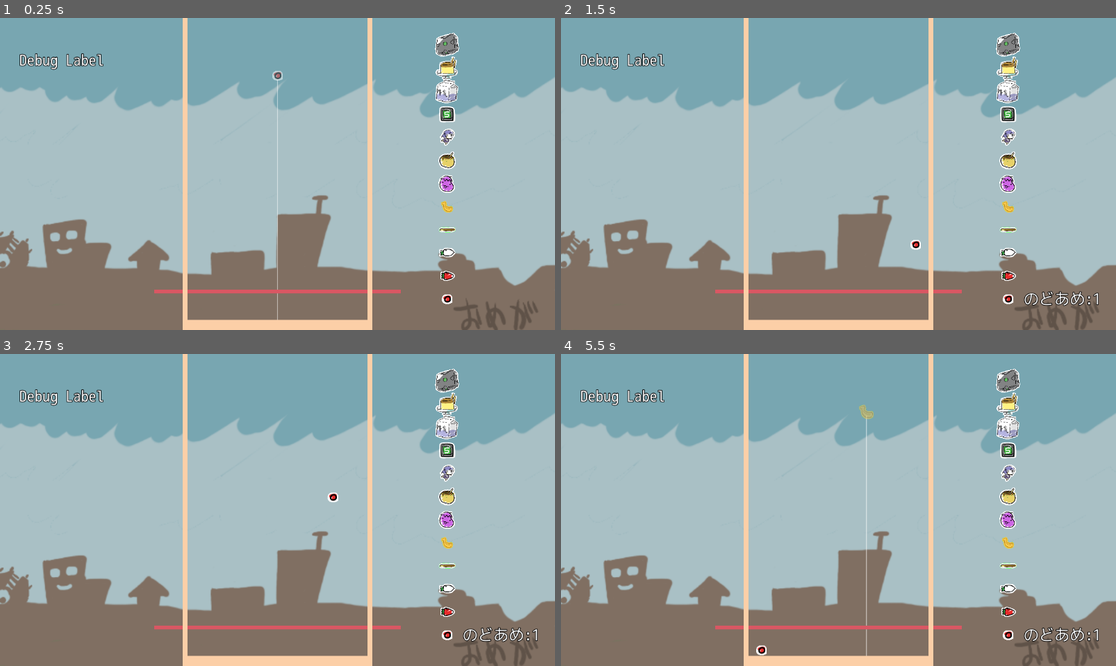
Above: before the commit, frames 1-4 (two rows, left to right).
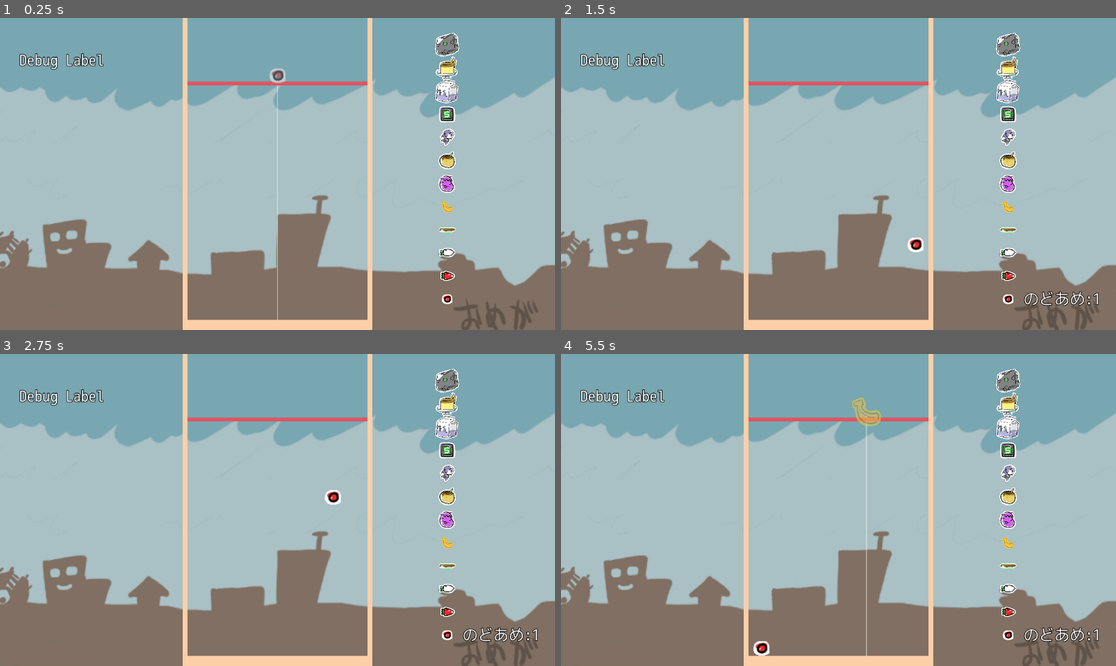
Above: after the commit, the same moments.

Repository: syun77/gd_suikagame
Game: Godot game, scene res://Main.tscn
Same seed, same stepped clock (60 frames per second), same inputs: the game is played once before the commit and once after it.
Inputs (mouse positions are in pixels of both pictures, inside the frame that each line leads up to):
- Up to frame 1 (0.25 s): no input
- Up to frame 2 (1.5 s): tap Enter at 0.5 s; move the mouse to (960, 158) at 0.52 s; click (960, 158) at 0.6 s; move the mouse to (727, 189) at 1.27 s; click (727, 189) at 1.35 s
- Up to frame 3 (2.75 s): tap R (reset) at 2 s; move the mouse to (333, 441) at 2.02 s; click (333, 441) at 2.1 s
- Up to frame 4 (5.5 s): move the mouse to (810, 572) at 2.77 s; click (810, 572) at 2.85 s; tap R (reset) at 3.5, 4.15 s; move the mouse to (1005, 556) at 3.52 s; click (1005, 556) at 3.6 s; move the mouse to (672, 463) at 4.27 s; click (672, 463) at 4.35 s; move the mouse to (866, 510) at 5.02 s; click (866, 510) at 5.1 s

The runs differ from the first frame. In frame 1, 1.0% of the frame differs, in the area x 27-73%, y 16-89%; in frame 2, 1.0%; in frame 3, 1.0%; in frame 4, 1.2%, in the area x 27-73%, y 14-97%.

Commit message:
サイズ調整

Diff:
--- a/gd_suikagame/Main.tscn
+++ b/gd_suikagame/Main.tscn
@@ -36,7 +36,8 @@
 offset = Vector2(0, 256)
 
 [node name="DeadLine" type="Sprite2D" parent="."]
-position = Vector2(576, 568)
+position = Vector2(576, 136)
+scale = Vector2(0.75, 1)
 texture = ExtResource("4_bkswg")
 
 [node name="Marker" type="Node2D" parent="."]
--- a/gd_suikagame/project.godot
+++ b/gd_suikagame/project.godot
@@ -24,6 +24,10 @@
 
 window/dpi/allow_hidpi=false
 
+[editor]
+
+movie_writer/movie_file="../movie.avi"
+
 [input]
 
 click={
--- a/gd_suikagame/src/fruit/Fruit5Box.tscn
+++ b/gd_suikagame/src/fruit/Fruit5Box.tscn
@@ -3,8 +3,8 @@
 [ext_resource type="Script" path="res://src/fruit/Fruit.gd" id="1_b7tp2"]
 [ext_resource type="Texture2D" uid="uid://crhjjgy7ldidi" path="res://assets/images/fruits/5box.png" id="2_pkr20"]
 
-[sub_resource type="RectangleShape2D" id="RectangleShape2D_r6328"]
-size = Vector2(54, 54)
+[sub_resource type="CircleShape2D" id="CircleShape2D_1cif2"]
+radius = 56.0
 
 [node name="Fruit5Box" type="RigidBody2D"]
 max_contacts_reported = 8
@@ -13,10 +13,10 @@
 id = 8
 
 [node name="Sprite" type="Sprite2D" parent="."]
-scale = Vector2(0.5, 0.5)
+scale = Vector2(1.1, 1.1)
 texture = ExtResource("2_pkr20")
 
 [node name="CollisionShape2D" type="CollisionShape2D" parent="."]
-shape = SubResource("RectangleShape2D_r6328")
+shape = SubResource("CircleShape2D_1cif2")
 
 [connection signal="body_entered" from="." to="." method="_on_body_entered"]
--- a/gd_suikagame/src/fruit/FruitBanana.tscn
+++ b/gd_suikagame/src/fruit/FruitBanana.tscn
@@ -3,8 +3,9 @@
 [ext_resource type="Script" path="res://src/fruit/Fruit.gd" id="1_rdyu0"]
 [ext_resource type="Texture2D" uid="uid://do6fj5m8j1yfi" path="res://assets/images/fruits/banana.png" id="2_atagq"]
 
-[sub_resource type="CircleShape2D" id="CircleShape2D_3b2j8"]
-radius = 17.0294
+[sub_resource type="CapsuleShape2D" id="CapsuleShape2D_yw2w8"]
+radius = 15.2158
+height = 48.0
 
 [node name="FruitBanana" type="RigidBody2D"]
 max_contacts_reported = 8
@@ -13,10 +14,16 @@
 id = 4
 
 [node name="Sprite" type="Sprite2D" parent="."]
-scale = Vector2(0.5, 0.5)
 texture = ExtResource("2_atagq")
 
 [node name="CollisionShape2D" type="CollisionShape2D" parent="."]
-shape = SubResource("CircleShape2D_3b2j8")
+position = Vector2(-13, -6)
+rotation = 2.93215
+shape = SubResource("CapsuleShape2D_yw2w8")
+
+[node name="CollisionShape2D2" type="CollisionShape2D" parent="."]
+position = Vector2(7, 13)
+rotation = 1.47655
+shape = SubResource("CapsuleShape2D_yw2w8")
 
 [connection signal="body_entered" from="." to="." method="_on_body_entered"]
--- a/gd_suikagame/src/fruit/FruitBullet.tscn
+++ b/gd_suikagame/src/fruit/FruitBullet.tscn
@@ -4,7 +4,7 @@
 [ext_resource type="Texture2D" uid="uid://cmxcbwt8hjjjw" path="res://assets/images/fruits/bullet.png" id="2_xjk3l"]
 
 [sub_resource type="CircleShape2D" id="CircleShape2D_3b2j8"]
-radius = 12.0
+radius = 16.0
 
 [node name="FruitBullet" type="RigidBody2D"]
 max_contacts_reported = 8
@@ -12,6 +12,7 @@
 script = ExtResource("1_upppv")
 
 [node name="Sprite" type="Sprite2D" parent="."]
+scale = Vector2(1.5, 1.5)
 texture = ExtResource("2_xjk3l")
 
 [node name="CollisionShape2D" type="CollisionShape2D" parent="."]
--- a/gd_suikagame/src/fruit/FruitCarrot.tscn
+++ b/gd_suikagame/src/fruit/FruitCarrot.tscn
@@ -4,8 +4,8 @@
 [ext_resource type="Texture2D" uid="uid://b6sv52878sptj" path="res://assets/images/fruits/carrot.png" id="2_kw7lc"]
 
 [sub_resource type="CapsuleShape2D" id="CapsuleShape2D_7xkwk"]
-radius = 16.0
-height = 52.0
+radius = 12.0
+height = 42.0
 
 [node name="FruitCarrot" type="RigidBody2D"]
 max_contacts_reported = 8
@@ -14,7 +14,7 @@
 id = 1
 
 [node name="Sprite" type="Sprite2D" parent="."]
-scale = Vector2(0.5, 0.5)
+scale = Vector2(0.4, 0.4)
 texture = ExtResource("2_kw7lc")
 
 [node name="CollisionShape2D" type="CollisionShape2D" parent="."]
--- a/gd_suikagame/src/fruit/FruitMilk.tscn
+++ b/gd_suikagame/src/fruit/FruitMilk.tscn
@@ -4,7 +4,7 @@
 [ext_resource type="Texture2D" uid="uid://dai5i4hthmn3l" path="res://assets/images/fruits/milk.png" id="2_823wr"]
 
 [sub_resource type="CircleShape2D" id="CircleShape2D_1xvjs"]
-radius = 60.0083
+radius = 96.3328
 
 [node name="FruitMilk" type="RigidBody2D"]
 max_contacts_reported = 8
@@ -13,7 +13,7 @@
 id = 9
 
 [node name="Sprite" type="Sprite2D" parent="."]
-scale = Vector2(0.5, 0.5)
+scale = Vector2(0.8, 0.8)
 texture = ExtResource("2_823wr")
 
 [node name="CollisionShape2D" type="CollisionShape2D" parent="."]
--- a/gd_suikagame/src/fruit/FruitNasu.tscn
+++ b/gd_suikagame/src/fruit/FruitNasu.tscn
@@ -4,7 +4,7 @@
 [ext_resource type="Texture2D" uid="uid://7glji5pwsndi" path="res://assets/images/fruits/nasu.png" id="2_26aa7"]
 
 [sub_resource type="CircleShape2D" id="CircleShape2D_3b2j8"]
-radius = 32.0
+radius = 48.0
 
 [node name="FruitNasu" type="RigidBody2D"]
 max_contacts_reported = 8
@@ -13,7 +13,7 @@
 id = 5
 
 [node name="Sprite" type="Sprite2D" parent="."]
-scale = Vector2(0.5, 0.5)
+scale = Vector2(0.8, 0.8)
 texture = ExtResource("2_26aa7")
 
 [node name="CollisionShape2D" type="CollisionShape2D" parent="."]
--- a/gd_suikagame/src/fruit/FruitNya.tscn
+++ b/gd_suikagame/src/fruit/FruitNya.tscn
@@ -4,8 +4,8 @@
 [ext_resource type="Texture2D" uid="uid://unv1wni44n26" path="res://assets/images/fruits/nya.png" id="2_3gvfp"]
 
 [sub_resource type="CapsuleShape2D" id="CapsuleShape2D_uvqbf"]
-radius = 20.0
-height = 61.0333
+radius = 37.0788
+height = 108.406
 
 [node name="FruitNya" type="RigidBody2D"]
 max_contacts_reported = 8
@@ -14,10 +14,10 @@
 id = 7
 
 [node name="Sprite" type="Sprite2D" parent="."]
-scale = Vector2(0.5, 0.5)
 texture = ExtResource("2_3gvfp")
 
 [node name="CollisionShape2D" type="CollisionShape2D" parent="."]
+position = Vector2(1, -6)
 rotation = 0.523599
 shape = SubResource("CapsuleShape2D_uvqbf")
 
--- a/gd_suikagame/src/fruit/FruitPocky.tscn
+++ b/gd_suikagame/src/fruit/FruitPocky.tscn
@@ -4,7 +4,8 @@
 [ext_resource type="Texture2D" uid="uid://coivkyhfv8px4" path="res://assets/images/fruits/pocky.png" id="2_iv2hb"]
 
 [sub_resource type="CapsuleShape2D" id="CapsuleShape2D_wh0o6"]
-height = 60.0
+radius = 13.0
+height = 84.0
 
 [node name="FruitPocky" type="RigidBody2D"]
 max_contacts_reported = 8
@@ -13,7 +14,7 @@
 id = 3
 
 [node name="Sprite" type="Sprite2D" parent="."]
-scale = Vector2(0.5, 0.5)
+scale = Vector2(0.7, 0.7)
 texture = ExtResource("2_iv2hb")
 
 [node name="CollisionShape2D" type="CollisionShape2D" parent="."]
--- a/gd_suikagame/src/fruit/FruitPudding.tscn
+++ b/gd_suikagame/src/fruit/FruitPudding.tscn
@@ -1,10 +1,14 @@
-[gd_scene load_steps=4 format=3 uid="uid://cbs04pbvj43fi"]
+[gd_scene load_steps=5 format=3 uid="uid://cbs04pbvj43fi"]
 
 [ext_resource type="Script" path="res://src/fruit/Fruit.gd" id="1_4j4ui"]
 [ext_resource type="Texture2D" uid="uid://by202g350fgiw" path="res://assets/images/fruits/pudding.png" id="2_4v7s4"]
 
 [sub_resource type="CircleShape2D" id="CircleShape2D_3b2j8"]
-radius = 53.0094
+radius = 88.0
+
+[sub_resource type="CapsuleShape2D" id="CapsuleShape2D_hw7mo"]
+radius = 23.6354
+height = 210.397
 
 [node name="FruitPudding" type="RigidBody2D"]
 max_contacts_reported = 8
@@ -13,10 +17,22 @@
 id = 10
 
 [node name="Sprite" type="Sprite2D" parent="."]
-scale = Vector2(0.5, 0.5)
+scale = Vector2(1.1, 1.1)
 texture = ExtResource("2_4v7s4")
 
 [node name="CollisionShape2D" type="CollisionShape2D" parent="."]
+position = Vector2(0, 16)
 shape = SubResource("CircleShape2D_3b2j8")
 
+[node name="CollisionShape2D2" type="CollisionShape2D" parent="."]
+position = Vector2(-1.13687e-13, 48)
+rotation = 1.5708
+shape = SubResource("CapsuleShape2D_hw7mo")
+
+[node name="CollisionShape2D3" type="CollisionShape2D" parent="."]
+position = Vector2(56, -8.00001)
+rotation = 0.174533
+scale = Vector2(1, 1)
+shape = SubResource("CapsuleShape2D_hw7mo")
+
 [connection signal="body_entered" from="." to="." method="_on_body_entered"]
--- a/gd_suikagame/src/fruit/FruitTako.tscn
+++ b/gd_suikagame/src/fruit/FruitTako.tscn
@@ -4,7 +4,7 @@
 [ext_resource type="Texture2D" uid="uid://cbsc1128fu0iv" path="res://assets/images/fruits/tako.png" id="2_0pk68"]
 
 [sub_resource type="CircleShape2D" id="CircleShape2D_3b2j"]
-radius = 32.0
+radius = 49.0102
 
 [node name="FruitTako" type="RigidBody2D"]
 max_contacts_reported = 8
@@ -13,10 +13,11 @@
 id = 6
 
 [node name="Sprite" type="Sprite2D" parent="."]
-scale = Vector2(0.5, 0.5)
+scale = Vector2(0.9, 0.9)
 texture = ExtResource("2_0pk68")
 
 [node name="CollisionShape2D" type="CollisionShape2D" parent="."]
+position = Vector2(0, 5)
 shape = SubResource("CircleShape2D_3b2j")
 
 [connection signal="body_entered" from="." to="." method="_on_body_entered"]
--- a/gd_suikagame/src/fruit/FruitXBox.tscn
+++ b/gd_suikagame/src/fruit/FruitXBox.tscn
@@ -4,7 +4,7 @@
 [ext_resource type="Texture2D" uid="uid://c0e855ot4gupe" path="res://assets/images/fruits/xbox.png" id="2_qo13w"]
 
 [sub_resource type="CircleShape2D" id="CircleShape2D_3b2j8"]
-radius = 60.0333
+radius = 120.0
 
 [node name="FruitXBox" type="RigidBody2D"]
 max_contacts_reported = 8
@@ -13,7 +13,6 @@
 id = 11
 
 [node name="Sprite" type="Sprite2D" parent="."]
-scale = Vector2(0.5, 0.5)
 texture = ExtResource("2_qo13w")
 
 [node name="CollisionShape2D" type="CollisionShape2D" parent="."]
